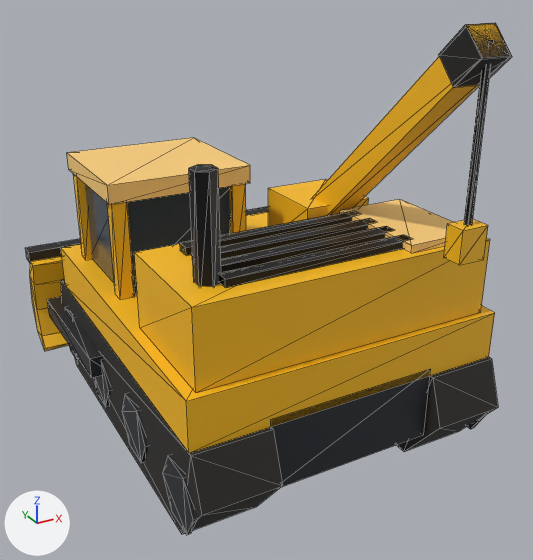
Renders of the glTF model assets/models/ironbound/units/constructor.glb from each side of a commit.
The view is the same before and after, from a camera (50 mm lens) standing at (-0.91, -1.737, 1.252) and looking at (0.015, -0.054, 0.41). Arrows for +X, +Y and +Z are at lower left; the lights stay in place. The first picture is the older version. Mesh edges are drawn as thin lines. Vertices at exactly the same position are counted once.

Script lines for the objects in view, before the commit:
```python
mat_glass = principled_material('Glass')
mat_glass.base_color = (0.022, 0.047, 0.0732)  # dark blue #293d4c
mat_glass.roughness = 0.15
mat_safetyyellow = principled_material('SafetyYellow')
mat_safetyyellow.base_color = (0.955, 0.507, 0.00719)  # yellow #fabd14
mat_safetyyellow.roughness = 0.6
mat_teamcolor = principled_material('TeamColor')
mat_teamcolor.base_color = (0.977, 0.621, 0.196)  # orange #fccf7a
mat_teamcolor.roughness = 0.7
me_constructor = bpy.data.meshes.new('constructor')
me_constructor.from_pydata(...)  # 372 vertices, 592 faces; spans x -0.5..0.5, y -0.647..0.71, z 0.0..1.13
me_constructor.materials.append(mat_track)  # black #2b2926
me_constructor.materials.append(mat_gunmetal)  # dark grey #3d4045
me_constructor.materials.append(mat_safetyyellow)  # yellow #fabd14
me_constructor.materials.append(mat_glass)  # dark blue #293d4c
me_constructor.materials.append(mat_teamcolor)  # orange #fccf7a
me_constructor.materials.append(mat_darkmetal)  # black #1f1f21
me_constructor.materials.append(mat_steel)  # grey #999ea3
me_constructor.materials.append(mat_hazardblack)  # black #191919
me_constructor.materials.append(mat_lamp)  # beige #ffeba6
ob_constructor = bpy.data.objects.new('constructor', me_constructor)
ob_constructor.location = (0.0, 0.0, 0.0)
```
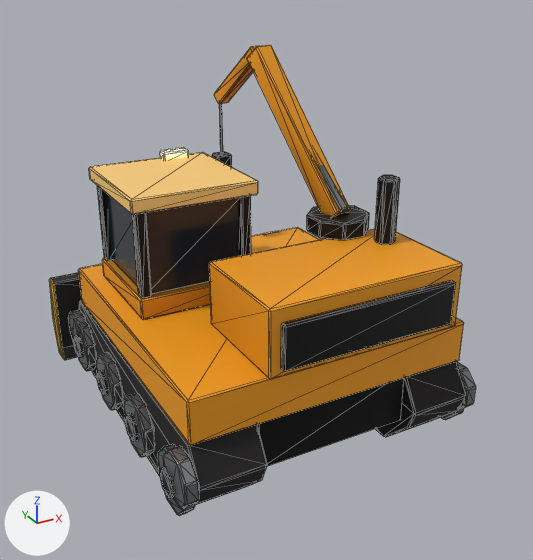
Pixel boxes [x1, y1, x2, y2] of what changed, in the pictures (533 x 560 px):
'constructor', recoloured, reshaped (12% narrower, 8% shorter)
    before: [25, 23, 512, 535]
    after: [49, 45, 476, 516]
part 1 of me_constructor, rebuilt (15% narrower, 19% shorter)
    before: [61, 280, 282, 534]
    after: [79, 300, 267, 505]
part 2 of me_constructor, rebuilt (12% narrower, 21% shorter)
    before: [396, 357, 498, 452]
    after: [375, 362, 465, 437]
part 3 of me_constructor, rebuilt (7% narrower, 6% shorter)
    before: [85, 184, 230, 293]
    after: [105, 192, 240, 294]
part 4 of me_constructor, rebuilt (8% narrower, 7% shorter)
    before: [67, 138, 250, 205]
    after: [89, 152, 258, 214]
part 5 of me_constructor, rebuilt (11% narrower, 9% shorter)
    before: [61, 212, 495, 453]
    after: [78, 227, 464, 446]
part 6 of me_constructor, rebuilt
    before: [134, 238, 490, 393]
    after: [209, 229, 462, 379]
part 7 of me_constructor, rebuilt
    before: [271, 369, 430, 487]
    after: [257, 378, 404, 466]
part 8 of me_constructor, deleted
    before: [25, 23, 512, 300]
part 9 of me_constructor, cut back
    before: [30, 24, 508, 535]
    after: [49, 45, 476, 516]

Diff of the bpy script that builds the scene:
```diff
--- a/assets/models/ironbound/units/constructor.glb.py
+++ b/assets/models/ironbound/units/constructor.glb.py
@@ mat_safetyyellow @@
 n0 = _N.new('ShaderNodeBsdfPrincipled'); n0.name = 'Principled BSDF'
-n0.inputs[0].default_value = (0.955, 0.507, 0.00719, 1.0)  # 'Base Color', yellow #fabd14
 n0.inputs[2].default_value = 0.6  # 'Roughness'
 n1 = _N.new('ShaderNodeOutputMaterial'); n1.name = 'Material Output'
+n2 = _N.new('ShaderNodeMix'); n2.name = 'Mix'
+n2.data_type = 'RGBA'
+n2.blend_type = 'MULTIPLY'
+n2.inputs[0].default_value = 1.0  # 'Factor'
+n2.inputs[7].default_value = (0.955, 0.507, 0.00719, 1.0)  # 'B', yellow #fabd14
+n3 = _N.new('ShaderNodeVertexColor'); n3.name = 'Color Attribute'
 _L.new(n0.outputs[0], n1.inputs[0])  # 'BSDF' to 'Surface'
+_L.new(n2.outputs[2], n0.inputs[0])  # 'Result' to 'Base Color'
+_L.new(n3.outputs[0], n2.inputs[6])  # 'Color' to 'A'
@@ mat_glass @@
 n0 = _N.new('ShaderNodeBsdfPrincipled'); n0.name = 'Principled BSDF'
-n0.inputs[0].default_value = (0.022, 0.047, 0.0732, 1.0)  # 'Base Color', dark blue #293d4c
 n0.inputs[2].default_value = 0.15  # 'Roughness'
 n1 = _N.new('ShaderNodeOutputMaterial'); n1.name = 'Material Output'
+n2 = _N.new('ShaderNodeMix'); n2.name = 'Mix'
+n2.data_type = 'RGBA'
+n2.blend_type = 'MULTIPLY'
+n2.inputs[0].default_value = 1.0  # 'Factor'
+n2.inputs[7].default_value = (0.022, 0.047, 0.0732, 1.0)  # 'B', dark blue #293d4c
+n3 = _N.new('ShaderNodeVertexColor'); n3.name = 'Color Attribute'
 _L.new(n0.outputs[0], n1.inputs[0])  # 'BSDF' to 'Surface'
+_L.new(n2.outputs[2], n0.inputs[0])  # 'Result' to 'Base Color'
+_L.new(n3.outputs[0], n2.inputs[6])  # 'Color' to 'A'
@@ mat_teamcolor @@
 n0 = _N.new('ShaderNodeBsdfPrincipled'); n0.name = 'Principled BSDF'
-n0.inputs[0].default_value = (0.977, 0.621, 0.196, 1.0)  # 'Base Color', orange #fccf7a
 n0.inputs[2].default_value = 0.7  # 'Roughness'
 n1 = _N.new('ShaderNodeOutputMaterial'); n1.name = 'Material Output'
+n2 = _N.new('ShaderNodeMix'); n2.name = 'Mix'
+n2.data_type = 'RGBA'
+n2.blend_type = 'MULTIPLY'
+n2.inputs[0].default_value = 1.0  # 'Factor'
+n2.inputs[7].default_value = (0.977, 0.621, 0.196, 1.0)  # 'B', orange #fccf7a
+n3 = _N.new('ShaderNodeVertexColor'); n3.name = 'Color Attribute'
 _L.new(n0.outputs[0], n1.inputs[0])  # 'BSDF' to 'Surface'
+_L.new(n2.outputs[2], n0.inputs[0])  # 'Result' to 'Base Color'
+_L.new(n3.outputs[0], n2.inputs[6])  # 'Color' to 'A'
@@ mat_metal @@
+mat_metal = bpy.data.materials.new('Metal')
+# nodes: BsdfPrincipled, Mix, OutputMaterial, VertexColor
+# colours: grey #949699, mixed with the vertex colours
@@ mat_amber @@
+mat_amber = bpy.data.materials.new('Amber')
+# nodes: BsdfPrincipled, Mix, OutputMaterial, VertexColor
+# colours: orange #f29e12, mixed with the vertex colours
@@ mat_tread @@
+mat_tread = bpy.data.materials.new('Tread')
+# nodes: BsdfPrincipled, Mix, OutputMaterial, VertexColor
+# colours: black #1f1c1c, mixed with the vertex colours
@@ me_constructor @@
-me_constructor.from_pydata(...)  # 372 vertices, 592 faces; spans x -0.5..0.5, y -0.647..0.71, z 0.0..1.13
-me_constructor.materials.append(mat_track)  # black #2b2926
-me_constructor.materials.append(mat_gunmetal)  # dark grey #3d4045
+me_constructor.from_pydata(...)  # 1564 vertices, 2944 faces; spans x -0.46..0.46, y -0.491..0.6, z 0.0..1.016
+# me_constructor part 1: the loose piece of 12 vertices spanning x -0.43..-0.23, y -0.575..0.575, z 0.0..0.28 is rebuilt with 44 vertices and now spans x -0.4..-0.22, y -0.488..0.488, z 0.0..0.24, in mat_tread
+# me_constructor part 2: the loose piece of 12 vertices spanning x 0.23..0.43, y -0.575..0.575, z 0.0..0.28 is rebuilt with 44 vertices and now spans x 0.22..0.4, y -0.488..0.488, z 0.0..0.24, in mat_tread
+# me_constructor part 3: the loose piece of 8 vertices spanning x -0.37..-0.03, y 0.04..0.36, z 0.41..0.68 is rebuilt with 24 vertices and now spans x -0.33..-0.03, y -0.01..0.29, z 0.42..0.66
+# me_constructor part 4: the loose piece of 8 vertices spanning x -0.4..0.0, y 0.01..0.39, z 0.68..0.73 is rebuilt with 24 vertices and now spans x -0.36..0.0, y -0.04..0.32, z 0.66..0.7
+# me_constructor part 5: the loose piece of 8 vertices spanning x -0.43..0.43, y -0.52..0.48, z 0.28..0.41 is rebuilt with 24 vertices and now spans x -0.4..0.4, y -0.45..0.41, z 0.24..0.36, in mat_amber
+# me_constructor part 6: the loose piece of 8 vertices spanning x -0.4..0.4, y -0.5..-0.16, z 0.41..0.61 is rebuilt with 24 vertices and now spans x -0.2..0.36, y -0.46..-0.14, z 0.36..0.54, in mat_amber
+# me_constructor part 7: the loose piece of 8 vertices spanning x -0.23..0.23, y -0.52..0.48, z 0.1..0.3 is rebuilt with 24 vertices and now spans x -0.22..0.22, y -0.44..0.4, z 0.1..0.26, in mat_darkmetal
+# me_constructor part 8: 17 loose pieces with 152 vertices, spanning x -0.5..0.5, y -0.647..0.695, z 0.198..1.13, are deleted
+# me_constructor part 9: 156 vertices removed from x -0.5..0.5, y -0.645..0.71, z 0.0..1.128; 1356 vertices added at x -0.46..0.46, y -0.491..0.6, z 0.0..1.016
 me_constructor.materials.append(mat_safetyyellow)
@@ me_constructor @@
 me_constructor.materials.append(mat_darkmetal)
-me_constructor.materials.append(mat_steel)  # grey #999ea3
 me_constructor.materials.append(mat_hazardblack)
 me_constructor.materials.append(mat_lamp)
+me_constructor.materials.append(mat_tread)
+me_constructor.materials.append(mat_metal)
+me_constructor.materials.append(mat_amber)
```
